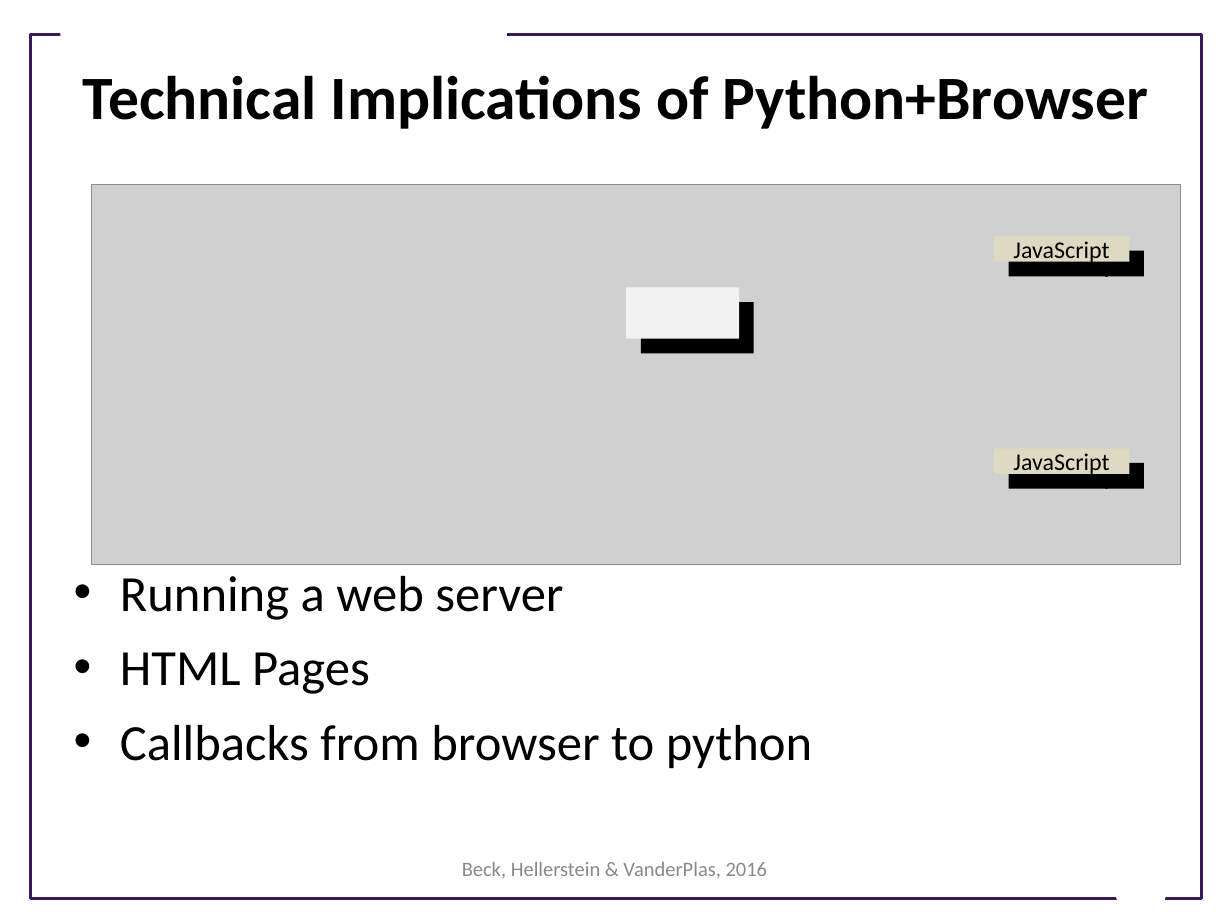
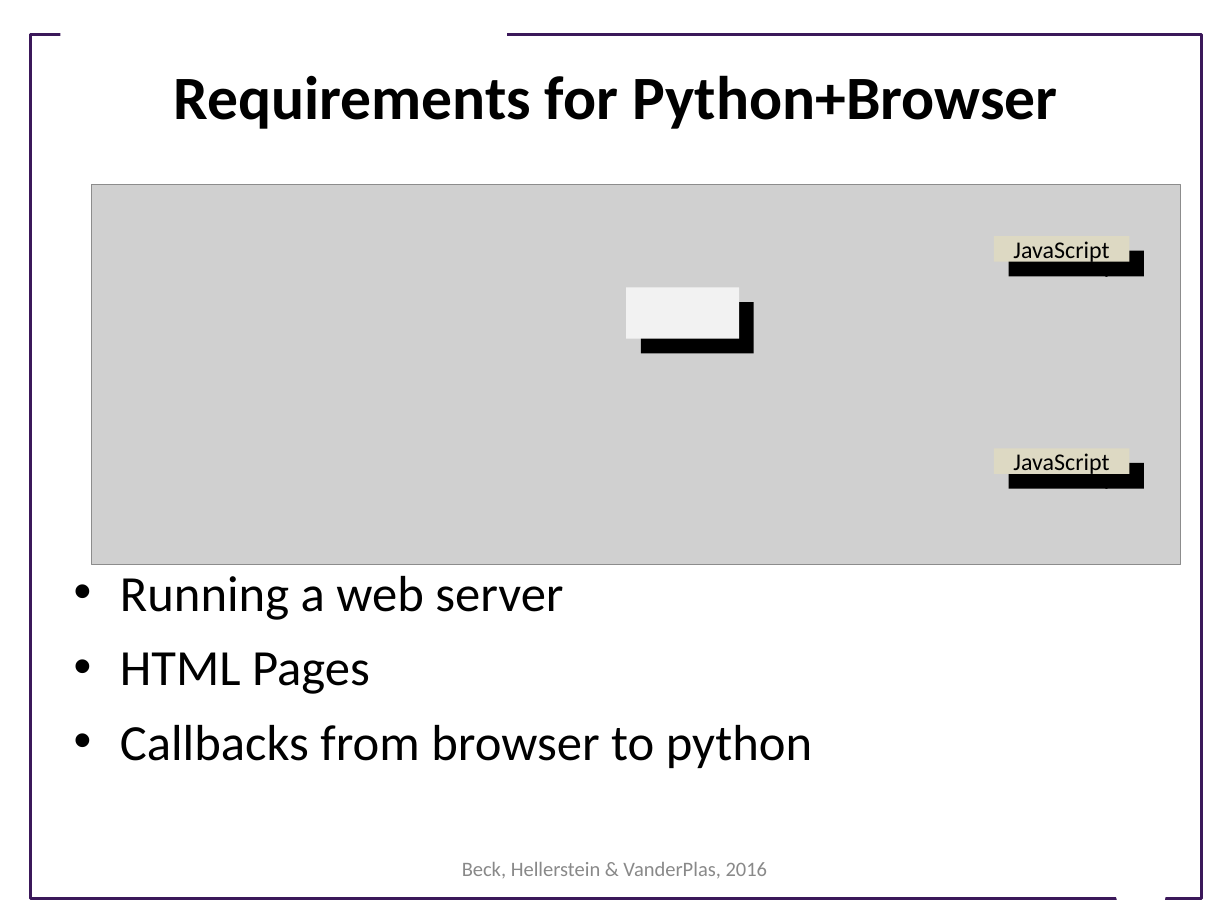
Before and after one commit to UWSEDS/LectureNotes, a slide deck: slide 3 of Programming-Interactivity/Programming-Interactivity.ppt. Drawn at 1232x924 pixels with LibreOffice and Linux fonts; fonts in the diff are those of the drawing; grey boxes stand for pictures; background and template pictures are left out. Boxes give left, top, right and bottom in pixels: in the first picture for what was removed or moved away, otherwise in the second. Text is boxed around its words. In the diff, an @@ line names an element or a change of style, - is before the commit and + after.

```diff
--- a/Programming-Interactivity/Programming-Interactivity.ppt
+++ b/Programming-Interactivity/Programming-Interactivity.ppt
@@ title at [174,75,1057,129]: text changed @@
-Technical Implications of Python+Browser
+Requirements for Python+Browser
```
Also in this commit, not shown: 2 other files.
